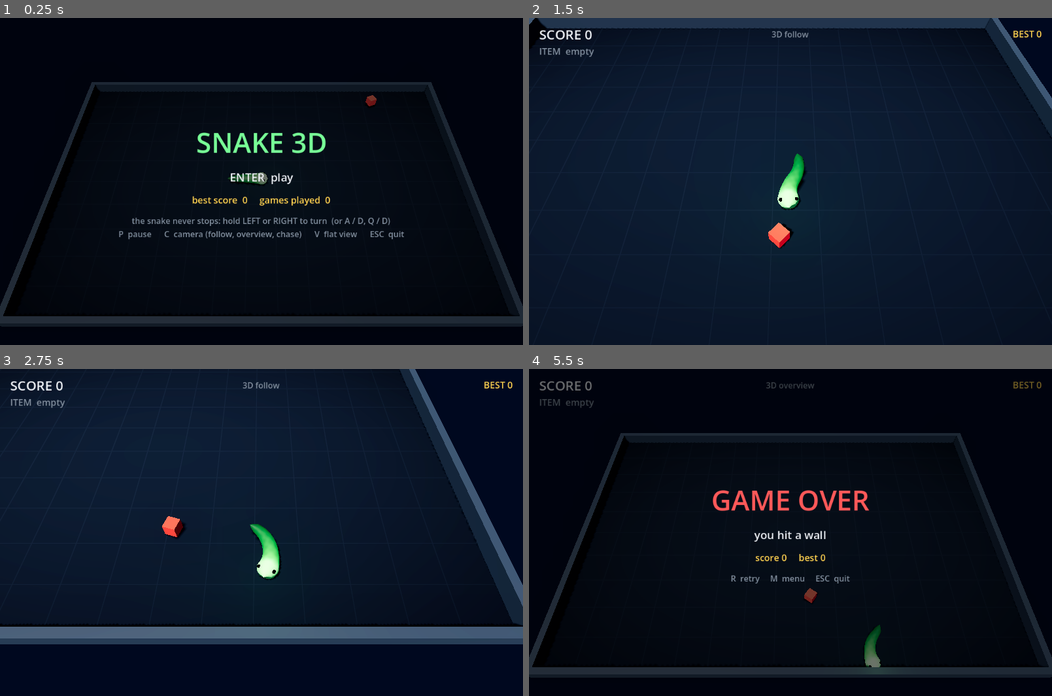
Above: before the commit, frames 1-4 (two rows, left to right).
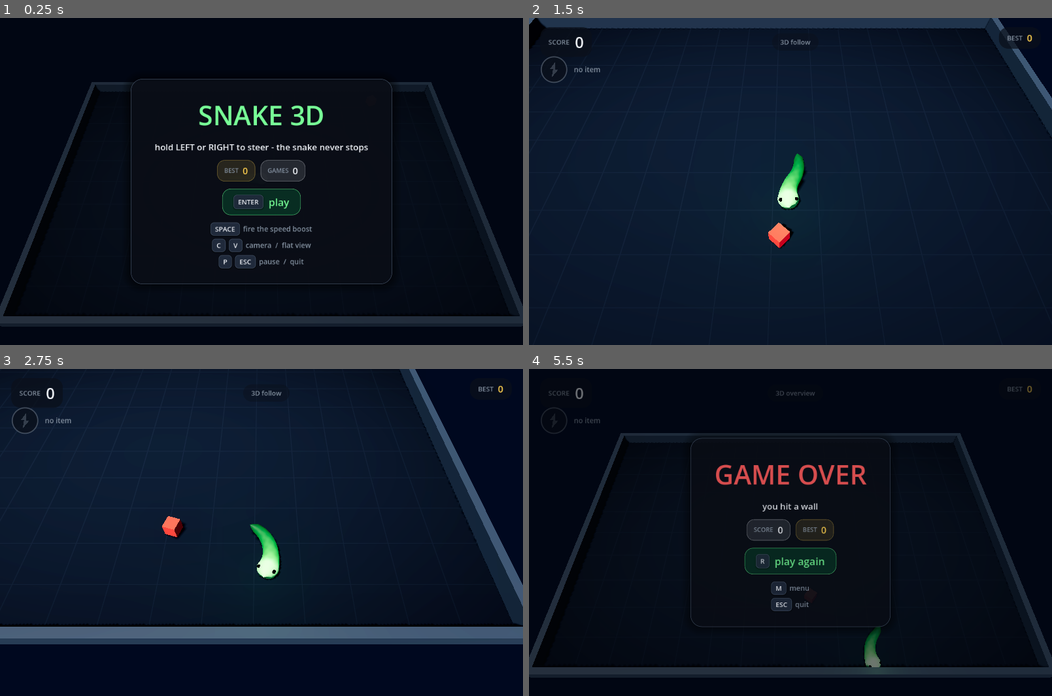
Above: after the commit, the same moments.

Repository: ValentinDelob/Snake
Game: Godot game, scene res://scenes/main.tscn
Two runs of this game, one before a commit and one after it. Both use one fixed random seed, a clock stepped at 60 frames per second and the inputs below.
Inputs (mouse positions are in pixels of both pictures, inside the frame that each line leads up to):
- Up to frame 1 (0.25 s): no input
- Up to frame 2 (1.5 s): tap Enter at 0.5, 1.35 s; move the mouse to (905, 165) at 0.52 s; hold Right 0.53-1.28 s; tap Q at 0.6 s; click (905, 165) at 0.67 s; tap Space at 0.77 s; move the mouse to (685, 197) at 1.27 s; hold Left from 1.28 s (still down); click (685, 197) at 1.42 s
- Up to frame 3 (2.75 s): tap Space at 1.52 s; move the mouse to (313, 460) at 2.02 s; release Left at 2.03 s; hold Right from 2.03 s (still down); tap Keypad Enter at 2.1 s; click (313, 460) at 2.17 s
- Up to frame 4 (5.5 s): move the mouse to (764, 597) at 2.77 s; tap P at 2.85 s; click (764, 597) at 2.92 s; tap Space at 3.02, 3.5, 3.77, 4.52 s; move the mouse to (947, 581) at 3.52 s; release Right at 3.53 s; hold Left from 3.53 s (still down); tap R at 3.6 s; click (947, 581) at 3.67 s; move the mouse to (633, 483) at 4.27 s; tap M at 4.35 s; click (633, 483) at 4.42 s; tap Enter at 5 s; move the mouse to (816, 532) at 5.02 s; tap C at 5.1 s; click (816, 532) at 5.17 s

The runs differ from the first frame. In frame 1, 6.6% of the frame differs, in the area x 22-78%, y 18-82%; in frame 2, 0.8%; in frame 3, 0.7%; in frame 4, 5.2%.

Commit message:
feat: a real interface instead of stacked labels
The UI was bare text drawn over the game. It is now built from styled
panels: rounded pills for the score, the camera and the best score, a drawn
item slot, and a card for the menu, the pause and the game over screens.

- hud.gd builds the whole tree in code from StyleBoxFlat, so the look lives
  in one place and the layout holds at any window size. The top row is a
  container now, which is what stops the best-score pill running off the
  right edge
- ui/item_slot.gd draws the slot rather than writing it: the bolt sits in a
  disc, dim when empty, lit when carried, and a ring around it empties like
  a fuse while the boost burns
- each card leads with the single action worth taking - a keycap and a verb,
  breathing gently - with the secondary keys listed underneath, and score
  and best shown as chips
- the score pops when it changes and the cards rise into place

Fixes a crash I introduced with the first version of that breathing
animation: it created a looping tween per screen, pointing at a panel that
had just been freed, which Godot reports as an infinite loop. The pulse is
now driven per frame and the call to action is built once and re-labelled.

The self-test now reads its own log back and fails on engine errors too,
which is the check that was missing: that tween error was written to the
log on every screen change and nothing was watching for it. Verified by
probing the guard with a deliberate error, which does fail the run.

Co-Authored-By: Claude Opus 5 (1M context) <noreply@anthropic.com>

Diff:
--- a/game/scenes/main.tscn
+++ b/game/scenes/main.tscn
@@ -44,85 +44,3 @@
 
 [node name="HUD" type="CanvasLayer" parent="."]
 script = ExtResource("4_hud")
-
-[node name="Score" type="Label" parent="HUD"]
-offset_left = 20.0
-offset_top = 14.0
-offset_right = 320.0
-offset_bottom = 50.0
-theme_override_font_sizes/font_size = 26
-text = "SCORE 0"
-
-[node name="Item" type="Label" parent="HUD"]
-offset_left = 20.0
-offset_top = 52.0
-offset_right = 520.0
-offset_bottom = 78.0
-theme_override_font_sizes/font_size = 18
-text = ""
-
-[node name="Mode" type="Label" parent="HUD"]
-anchor_left = 0.5
-anchor_right = 0.5
-offset_left = -160.0
-offset_top = 20.0
-offset_right = 160.0
-offset_bottom = 48.0
-theme_override_font_sizes/font_size = 16
-text = "3D follow"
-horizontal_alignment = 1
-
-[node name="Best" type="Label" parent="HUD"]
-anchor_left = 1.0
-anchor_right = 1.0
-offset_left = -240.0
-offset_top = 18.0
-offset_right = -20.0
-offset_bottom = 48.0
-theme_override_font_sizes/font_size = 18
-text = "BEST 0"
-horizontal_alignment = 2
-
-[node name="Overlay" type="Control" parent="HUD"]
-anchor_right = 1.0
-anchor_bottom = 1.0
-mouse_filter = 2
-
-[node name="Shade" type="ColorRect" parent="HUD/Overlay"]
-anchor_right = 1.0
-anchor_bottom = 1.0
-mouse_filter = 2
-color = Color(0, 0, 0, 0.55)
-
-[node name="Box" type="VBoxContainer" parent="HUD/Overlay"]
-anchor_left = 0.5
-anchor_top = 0.5
-anchor_right = 0.5
-anchor_bottom = 0.5
-offset_left = -380.0
-offset_top = -140.0
-offset_right = 380.0
-offset_bottom = 140.0
-mouse_filter = 2
-alignment = 1
-theme_override_constants/separation = 16
-
-[node name="Title" type="Label" parent="HUD/Overlay/Box"]
-theme_override_font_sizes/font_size = 54
-text = "SNAKE 3D"
-horizontal_alignment = 1
-
-[node name="Subtitle" type="Label" parent="HUD/Overlay/Box"]
-theme_override_font_sizes/font_size = 22
-text = "ENTER  play"
-horizontal_alignment = 1
-
-[node name="Extra" type="Label" parent="HUD/Overlay/Box"]
-theme_override_font_sizes/font_size = 18
-text = ""
-horizontal_alignment = 1
-
-[node name="Hint" type="Label" parent="HUD/Overlay/Box"]
-theme_override_font_sizes/font_size = 16
-text = ""
-horizontal_alignment = 1
--- a/game/scripts/game.gd
+++ b/game/scripts/game.gd
@@ -144,15 +144,7 @@
 
 
 func _refresh_item_slot() -> void:
-	if world.boost_time_left > 0.0:
-		_hud.set_item(
-			"SPEED BOOST  x%.1f   %.1fs" % [world.speed_multiplier, world.boost_time_left],
-			GameConfig.SPARK_COLOR
-		)
-	elif world.carried_item:
-		_hud.set_item("ITEM  SPEED BOOST   [SPACE]", GameConfig.BOOST_COLOR)
-	else:
-		_hud.set_item("ITEM  empty", GameConfig.DIM_COLOR)
+	_hud.set_item(world.carried_item, world.boost_time_left, GameConfig.BOOST_DURATION)
 
 
 func _use_item() -> void:
@@ -219,16 +211,7 @@
 	_held_turns.clear()
 	_hud.set_bar_visible(false)
 	_camera.set_preview(true)
-	_hud.show_overlay(
-		"SNAKE 3D",
-		GameConfig.SNAKE_HEAD_COLOR,
-		"ENTER  play",
-		"best score  %d     games played  %d" % [
-			PlayerProfile.high_score(), PlayerProfile.games_played(),
-		],
-		"the snake never stops: hold LEFT or RIGHT to turn  (or A / D, Q / D)\n"
-		+ "P  pause      C  camera (follow, overview, chase)      V  flat view      ESC  quit"
-	)
+	_hud.show_menu(PlayerProfile.high_score(), PlayerProfile.games_played())
 
 
 func _start_game() -> void:
@@ -249,9 +232,7 @@
 	if state == State.PLAY:
 		_set_state(State.PAUSE)
 		_held_turns.clear()
-		_hud.show_overlay(
-			"PAUSED", GameConfig.TEXT_COLOR, "P  resume", "", "ESC  menu"
-		)
+		_hud.show_pause()
 	elif state == State.PAUSE:
 		_hud.hide_overlay()
 		_set_state(State.PLAY)
@@ -271,12 +252,11 @@
 
 	_set_state(State.GAMEOVER)
 	_held_turns.clear()
-	_hud.show_overlay(
-		"GAME OVER",
-		GameConfig.DANGER_COLOR,
+	_hud.show_game_over(
 		"you hit a wall" if outcome == SnakeWorld.Outcome.DEAD_WALL else "you bit yourself",
-		"NEW BEST!" if _last_record else "score %d     best %d" % [score, PlayerProfile.high_score()],
-		"R  retry     M  menu     ESC  quit"
+		score,
+		PlayerProfile.high_score(),
+		_last_record
 	)
 
 
--- a/game/scripts/hud.gd
+++ b/game/scripts/hud.gd
@@ -1,56 +1,448 @@
 class_name SnakeHud
 extends CanvasLayer
 
-## Score bar and the centred overlay used by the menu, the pause and the
-## game over screens.
-
-@onready var _score: Label = $Score
-@onready var _item: Label = $Item
-@onready var _mode: Label = $Mode
-@onready var _best: Label = $Best
-@onready var _overlay: Control = $Overlay
-@onready var _title: Label = $Overlay/Box/Title
-@onready var _subtitle: Label = $Overlay/Box/Subtitle
-@onready var _extra: Label = $Overlay/Box/Extra
-@onready var _hint: Label = $Overlay/Box/Hint
+## The interface: a slim top bar while playing, and a centred card for the
+## menu, the pause and the game over screens.
+##
+## The whole tree is built in code. Panels, pills and keycaps are styled
+## StyleBoxFlat rather than plain text, so the layout holds at any window
+## size and there is a single place to change the look.
+
+const PANEL_COLOR := Color(0.04, 0.06, 0.1, 0.72)
+const CARD_COLOR := Color(0.04, 0.055, 0.09, 0.93)
+const KEYCAP_COLOR := Color(0.13, 0.17, 0.24, 0.95)
+const BORDER_COLOR := Color(0.35, 0.42, 0.52, 0.55)
+
+var _top_bar: Control
+var _score_value: Label
+var _best_value: Label
+var _mode_chip: Label
+var _item_slot: ItemSlot
+var _item_hint: Control
+var _boost_label: Label
+
+var _overlay: Control
+var _card: PanelContainer
+var _title: Label
+var _subtitle: Label
+var _chips: HBoxContainer
+var _cta_holder: CenterContainer
+var _cta_panel: PanelContainer
+var _cta_key: Label
+var _cta_action: Label
+var _hints: VBoxContainer
+
+var _shown_score := -1
+var _breath := 0.0
 
 
 func _ready() -> void:
-	_score.add_theme_color_override("font_color", GameConfig.TEXT_COLOR)
-	_best.add_theme_color_override("font_color", GameConfig.ACCENT_COLOR)
-	_mode.add_theme_color_override("font_color", GameConfig.DIM_COLOR)
-	_subtitle.add_theme_color_override("font_color", GameConfig.TEXT_COLOR)
-	_extra.add_theme_color_override("font_color", GameConfig.ACCENT_COLOR)
-	_hint.add_theme_color_override("font_color", GameConfig.DIM_COLOR)
-
-
-## The special item slot, and the boost countdown once it is fired.
-func set_item(text: String, color: Color) -> void:
-	_item.text = text
-	_item.add_theme_color_override("font_color", color)
+	_build_top_bar()
+	_build_overlay()
+
+
+# --------------------------------------------------------------------------- #
+# Playing: the top bar
+# --------------------------------------------------------------------------- #
+## A slow breath on the call to action, to pull the eye to it. Driven here
+## rather than by a looping tween, which cannot outlive its panel.
+func _process(delta: float) -> void:
+	if not _overlay.visible:
+		return
+	_breath += delta
+	_cta_panel.modulate.a = 0.78 + 0.22 * (0.5 + 0.5 * sin(_breath * 2.4))
+
+
+func _build_top_bar() -> void:
+	_top_bar = Control.new()
+	_top_bar.name = "TopBar"
+	_top_bar.set_anchors_preset(Control.PRESET_FULL_RECT)
+	_top_bar.mouse_filter = Control.MOUSE_FILTER_IGNORE
+	add_child(_top_bar)
+
+	# One row across the top: score on the left, camera in the middle, best
+	# on the right. A container rather than fixed positions, so nothing can
+	# fall off the edge whatever the window size.
+	var top_margin := MarginContainer.new()
+	top_margin.set_anchors_preset(Control.PRESET_TOP_WIDE)
+	top_margin.add_theme_constant_override("margin_left", 22)
+	top_margin.add_theme_constant_override("margin_right", 22)
+	top_margin.add_theme_constant_override("margin_top", 18)
+	top_margin.mouse_filter = Control.MOUSE_FILTER_IGNORE
+	_top_bar.add_child(top_margin)
+
+	var row := HBoxContainer.new()
+	row.add_theme_constant_override("separation", 12)
+	top_margin.add_child(row)
+
+	# Score, top left
+	var score_pill := _pill()
+	score_pill.size_flags_vertical = Control.SIZE_SHRINK_BEGIN
+	row.add_child(score_pill)
+
+	var score_box := HBoxContainer.new()
+	score_box.add_theme_constant_override("separation", 10)
+	score_pill.add_child(score_box)
+
+	var score_caption := _label("SCORE", 13, GameConfig.DIM_COLOR)
+	score_caption.vertical_alignment = VERTICAL_ALIGNMENT_CENTER
+	score_box.add_child(score_caption)
+
+	_score_value = _label("0", 30, GameConfig.TEXT_COLOR)
+	score_box.add_child(_score_value)
+
+	row.add_child(_spacer())
+
+	# Camera chip, centred
+	var mode_pill := _pill()
+	mode_pill.size_flags_vertical = Control.SIZE_SHRINK_CENTER
+	var mode_style: StyleBoxFlat = mode_pill.get_theme_stylebox("panel")
+	mode_style.bg_color = Color(PANEL_COLOR.r, PANEL_COLOR.g, PANEL_COLOR.b, 0.45)
+	row.add_child(mode_pill)
+
+	_mode_chip = _label("3D follow", 13, GameConfig.DIM_COLOR)
+	mode_pill.add_child(_mode_chip)
+
+	row.add_child(_spacer())
+
+	# Best, top right
+	var best_pill := _pill()
+	best_pill.size_flags_vertical = Control.SIZE_SHRINK_BEGIN
+	row.add_child(best_pill)
+
+	var best_box := HBoxContainer.new()
+	best_box.add_theme_constant_override("separation", 8)
+	best_pill.add_child(best_box)
+	var best_caption := _label("BEST", 13, GameConfig.DIM_COLOR)
+	best_caption.vertical_alignment = VERTICAL_ALIGNMENT_CENTER
+	best_box.add_child(best_caption)
+	_best_value = _label("0", 18, GameConfig.ACCENT_COLOR)
+	best_box.add_child(_best_value)
+
+	# Item slot under the score
+	var item_row := HBoxContainer.new()
+	item_row.position = Vector2(22, 74)
+	item_row.add_theme_constant_override("separation", 12)
+	_top_bar.add_child(item_row)
+
+	_item_slot = ItemSlot.new()
+	_item_slot.custom_minimum_size = Vector2(54, 54)
+	item_row.add_child(_item_slot)
+
+	var item_column := VBoxContainer.new()
+	item_column.add_theme_constant_override("separation", 2)
+	item_column.alignment = BoxContainer.ALIGNMENT_CENTER
+	item_row.add_child(item_column)
+
+	_item_hint = _keycap_row(["SPACE"], "fire")
+	item_column.add_child(_item_hint)
+
+	_boost_label = _label("", 14, GameConfig.SPARK_COLOR)
+	item_column.add_child(_boost_label)
 
 
 func set_stats(score: int, best: int, mode_text: String) -> void:
-	_score.text = "SCORE %d" % score
-	_best.text = "BEST %d" % best
-	_mode.text = mode_text
+	if score != _shown_score:
+		_shown_score = score
+		_score_value.text = str(score)
+		_punch(_score_value)
+	_best_value.text = str(best)
+	_mode_chip.text = mode_text
+
+
+## Item slot state: what is carried, and the countdown while it burns.
+func set_item(carried: bool, boost_left: float, boost_total: float) -> void:
+	var boosting := boost_left > 0.0
+	_item_slot.set_state(carried, boosting, boost_left / maxf(boost_total, 0.001))
+	_item_hint.visible = carried and not boosting
+	if boosting:
+		_boost_label.text = "BOOST  %.1fs" % boost_left
+		_boost_label.add_theme_color_override("font_color", GameConfig.SPARK_COLOR)
+	elif carried:
+		_boost_label.text = ""
+	else:
+		_boost_label.text = "no item"
+		_boost_label.add_theme_color_override("font_color", GameConfig.DIM_COLOR)
 
 
 func set_bar_visible(value: bool) -> void:
-	_score.visible = value
-	_best.visible = value
-	_mode.visible = value
-	_item.visible = value
-
-
-func show_overlay(title: String, color: Color, subtitle: String, extra: String, hint: String) -> void:
-	_title.text = title
-	_title.add_theme_color_override("font_color", color)
-	_subtitle.text = subtitle
-	_extra.text = extra
-	_hint.text = hint
-	_overlay.visible = true
+	_top_bar.visible = value
+
+
+# --------------------------------------------------------------------------- #
+# Menu, pause and game over: the card
+# --------------------------------------------------------------------------- #
+func _build_overlay() -> void:
+	_overlay = Control.new()
+	_overlay.name = "Overlay"
+	_overlay.set_anchors_preset(Control.PRESET_FULL_RECT)
+	_overlay.mouse_filter = Control.MOUSE_FILTER_IGNORE
+	add_child(_overlay)
+
+	var dim := ColorRect.new()
+	dim.set_anchors_preset(Control.PRESET_FULL_RECT)
+	dim.color = Color(0.01, 0.02, 0.04, 0.55)
+	dim.mouse_filter = Control.MOUSE_FILTER_IGNORE
+	_overlay.add_child(dim)
+
+	var centre := CenterContainer.new()
+	centre.set_anchors_preset(Control.PRESET_FULL_RECT)
+	centre.mouse_filter = Control.MOUSE_FILTER_IGNORE
+	_overlay.add_child(centre)
+
+	_card = PanelContainer.new()
+	_card.add_theme_stylebox_override("panel", _card_style())
+	centre.add_child(_card)
+
+	var margin := MarginContainer.new()
+	margin.add_theme_constant_override("margin_left", 46)
+	margin.add_theme_constant_override("margin_right", 46)
+	margin.add_theme_constant_override("margin_top", 34)
+	margin.add_theme_constant_override("margin_bottom", 30)
+	_card.add_child(margin)
+
+	var card_box := VBoxContainer.new()
+	card_box.add_theme_constant_override("separation", 14)
+	margin.add_child(card_box)
+
+	_title = _label("SNAKE 3D", 52, GameConfig.SNAKE_HEAD_COLOR)
+	_title.horizontal_alignment = HORIZONTAL_ALIGNMENT_CENTER
+	card_box.add_child(_title)
+
+	_subtitle = _label("", 17, GameConfig.TEXT_COLOR)
+	_subtitle.horizontal_alignment = HORIZONTAL_ALIGNMENT_CENTER
+	card_box.add_child(_subtitle)
+
+	_chips = HBoxContainer.new()
+	_chips.alignment = BoxContainer.ALIGNMENT_CENTER
+	_chips.add_theme_constant_override("separation", 10)
+	card_box.add_child(_chips)
+
+	_cta_holder = CenterContainer.new()
+	card_box.add_child(_cta_holder)
+	_build_call_to_action()
+
+	_hints = VBoxContainer.new()
+	_hints.alignment = BoxContainer.ALIGNMENT_CENTER
+	_hints.add_theme_constant_override("separation", 6)
+	card_box.add_child(_hints)
+
+
+func show_menu(best: int, games: int) -> void:
+	_title.text = "SNAKE 3D"
+	_title.add_theme_color_override("font_color", GameConfig.SNAKE_HEAD_COLOR)
+	_subtitle.text = "hold LEFT or RIGHT to steer - the snake never stops"
+	_set_chips([
+		["BEST", str(best), GameConfig.ACCENT_COLOR],
+		["GAMES", str(games), GameConfig.TEXT_COLOR],
+	])
+	_set_call_to_action("ENTER", "play")
+	_set_hints([
+		[["SPACE"], "fire the speed boost"],
+		[["C", "V"], "camera  /  flat view"],
+		[["P", "ESC"], "pause  /  quit"],
+	])
+	_present()
+
+
+func show_pause() -> void:
+	_title.text = "PAUSED"
+	_title.add_theme_color_override("font_color", GameConfig.TEXT_COLOR)
+	_subtitle.text = ""
+	_set_chips([])
+	_set_call_to_action("P", "resume")
+	_set_hints([
+		[["ESC"], "back to the menu"],
+	])
+	_present()
+
+
+func show_game_over(cause: String, score: int, best: int, record: bool) -> void:
+	_title.text = "GAME OVER"
+	_title.add_theme_color_override("font_color", GameConfig.DANGER_COLOR)
+	_subtitle.text = cause
+	_set_chips([
+		["SCORE", str(score), GameConfig.TEXT_COLOR],
+		["NEW BEST" if record else "BEST", str(best), GameConfig.ACCENT_COLOR],
+	])
+	_set_call_to_action("R", "play again")
+	_set_hints([
+		[["M"], "menu"],
+		[["ESC"], "quit"],
+	])
+	_present()
 
 
 func hide_overlay() -> void:
 	_overlay.visible = false
+
+
+# --------------------------------------------------------------------------- #
+# Building blocks
+# --------------------------------------------------------------------------- #
+func _present() -> void:
+	_overlay.visible = true
+	# A short rise instead of a hard cut.
+	_card.pivot_offset = _card.size * 0.5
+	_card.scale = Vector2(0.97, 0.97)
+	_card.modulate.a = 0.0
+	var tween := create_tween().set_parallel(true)
+	tween.tween_property(_card, "modulate:a", 1.0, 0.18)
+	tween.tween_property(_card, "scale", Vector2.ONE, 0.22) \
+		.set_trans(Tween.TRANS_BACK).set_ease(Tween.EASE_OUT)
+
+
+func _punch(node: Control) -> void:
+	node.pivot_offset = node.size * 0.5
+	node.scale = Vector2(1.25, 1.25)
+	create_tween().tween_property(node, "scale", Vector2.ONE, 0.18) \
+		.set_trans(Tween.TRANS_BACK).set_ease(Tween.EASE_OUT)
+
+
+## The one action the player is meant to take, spelled out loudly.
+##
+## Built once and only re-labelled afterwards: rebuilding it per screen left
+## a looping tween pointing at a freed panel, which Godot reports as an
+## infinite loop and which took the game down with it.
+func _build_call_to_action() -> void:
+	_cta_panel = PanelContainer.new()
+	var style := StyleBoxFlat.new()
+	style.bg_color = Color(
+		GameConfig.SNAKE_BODY_COLOR.r, GameConfig.SNAKE_BODY_COLOR.g,
+		GameConfig.SNAKE_BODY_COLOR.b, 0.18
+	)
+	style.set_corner_radius_all(16)
+	style.set_content_margin_all(12)
+	style.content_margin_left = 22
+	style.content_margin_right = 22
+	style.border_color = Color(
+		GameConfig.SNAKE_HEAD_COLOR.r, GameConfig.SNAKE_HEAD_COLOR.g,
+		GameConfig.SNAKE_HEAD_COLOR.b, 0.6
+	)
+	style.set_border_width_all(1)
+	_cta_panel.add_theme_stylebox_override("panel", style)
+
+	var box := HBoxContainer.new()
+	box.add_theme_constant_override("separation", 10)
+	_cta_panel.add_child(box)
+
+	var keycap := _keycap("ENTER")
+	_cta_key = keycap.get_child(0) as Label
+	box.add_child(keycap)
+
+	_cta_action = _label("play", 20, GameConfig.SNAKE_HEAD_COLOR)
+	_cta_action.vertical_alignment = VERTICAL_ALIGNMENT_CENTER
+	box.add_child(_cta_action)
+
+	_cta_holder.add_child(_cta_panel)
+
+
+func _set_call_to_action(key: String, action: String) -> void:
+	_cta_key.text = key
+	_cta_action.text = action
+
+
+func _set_chips(entries: Array) -> void:
+	for child in _chips.get_children():
+		child.queue_free()
+	_chips.visible = not entries.is_empty()
+	for entry: Array in entries:
+		_chips.add_child(_chip(entry[0], entry[1], entry[2]))
+
+
+func _set_hints(rows: Array) -> void:
+	for child in _hints.get_children():
+		child.queue_free()
+	for row: Array in rows:
+		_hints.add_child(_keycap_row(row[0], row[1]))
+
+
+func _label(text: String, font_size: int, color: Color) -> Label:
+	var label := Label.new()
+	label.text = text
+	label.add_theme_font_size_override("font_size", font_size)
+	label.add_theme_color_override("font_color", color)
+	return label
+
+
+func _spacer() -> Control:
+	var spacer := Control.new()
+	spacer.size_flags_horizontal = Control.SIZE_EXPAND_FILL
+	spacer.mouse_filter = Control.MOUSE_FILTER_IGNORE
+	return spacer
+
+
+func _pill() -> PanelContainer:
+	var panel := PanelContainer.new()
+	var style := StyleBoxFlat.new()
+	style.bg_color = PANEL_COLOR
+	style.set_corner_radius_all(18)
+	style.set_content_margin_all(8)
+	style.content_margin_left = 16
+	style.content_margin_right = 16
+	panel.add_theme_stylebox_override("panel", style)
+	return panel
+
+
+func _chip(caption: String, value: String, color: Color) -> PanelContainer:
+	var panel := PanelContainer.new()
+	var style := StyleBoxFlat.new()
+	style.bg_color = Color(color.r, color.g, color.b, 0.12)
+	style.set_corner_radius_all(14)
+	style.set_content_margin_all(8)
+	style.content_margin_left = 14
+	style.content_margin_right = 14
+	style.border_color = Color(color.r, color.g, color.b, 0.35)
+	style.set_border_width_all(1)
+	panel.add_theme_stylebox_override("panel", style)
+
+	var box := HBoxContainer.new()
+	box.add_theme_constant_override("separation", 8)
+	panel.add_child(box)
+	var caption_label := _label(caption, 12, GameConfig.DIM_COLOR)
+	caption_label.vertical_alignment = VERTICAL_ALIGNMENT_CENTER
+	box.add_child(caption_label)
+	box.add_child(_label(value, 18, color))
+	return panel
+
+
+## One line of the legend: a few keycaps and what they do.
+func _keycap_row(keys: Array, action: String) -> Control:
+	var row := HBoxContainer.new()
+	row.alignment = BoxContainer.ALIGNMENT_CENTER
+	row.add_theme_constant_override("separation", 6)
+	for key: String in keys:
+		row.add_child(_keycap(key))
+	var action_label := _label(action, 14, GameConfig.DIM_COLOR)
+	action_label.vertical_alignment = VERTICAL_ALIGNMENT_CENTER
+	row.add_child(action_label)
+	return row
+
+
+func _keycap(text: String) -> PanelContainer:
+	var panel := PanelContainer.new()
+	var style := StyleBoxFlat.new()
+	style.bg_color = KEYCAP_COLOR
+	style.set_corner_radius_all(6)
+	style.set_content_margin_all(4)
+	style.content_margin_left = 9
+	style.content_margin_right = 9
+	style.border_color = BORDER_COLOR
+	style.set_border_width_all(1)
+	style.shadow_color = Color(0, 0, 0, 0.35)
+	style.shadow_size = 2
+	style.shadow_offset = Vector2(0, 1)
+	panel.add_theme_stylebox_override("panel", style)
+	panel.add_child(_label(text, 13, GameConfig.TEXT_COLOR))
+	return panel
+
+
+func _card_style() -> StyleBoxFlat:
+	var style := StyleBoxFlat.new()
+	style.bg_color = CARD_COLOR
+	style.set_corner_radius_all(22)
+	style.border_color = BORDER_COLOR
+	style.set_border_width_all(1)
+	style.shadow_color = Color(0, 0, 0, 0.5)
+	style.shadow_size = 18
+	return style
--- a/game/scripts/selftest.gd
+++ b/game/scripts/selftest.gd
@@ -19,6 +19,10 @@
 const TURN_HOLD := 0.7          # seconds a turn key stays down
 const SPACING_TOLERANCE := 0.25 # relative error allowed between body segments
 const MAX_RETRIES := 6
+## Godot writes its own errors into the same log file, so the test can read
+## them back. A looping tween on a freed panel once shipped exactly because
+## nothing here was watching for engine errors.
+const LOG_PATH := "user://logs/snake.log"
 const TURN_ROOM := 6.0            # world units of clearance wanted for the test
 const TURN_ROOM_TIMEOUT := 8.0    # ... but do not wait forever
 
@@ -380,4 +384,25 @@
 		failures.append("frame rate too low: %.1f fps" % float(stats["fps"]))
 	if not stats["errors"].is_empty():
 		failures.append("errors reported: %s" % str(stats["errors"]))
+
+	var engine_errors := _engine_errors()
+	if not engine_errors.is_empty():
+		failures.append("engine errors logged: %s" % str(engine_errors.slice(0, 3)))
 	return failures
+
+
+## Distinct engine-level errors written to the log during this run.
+func _engine_errors() -> Array:
+	var found: Array = []
+	if not FileAccess.file_exists(LOG_PATH):
+		return found
+	var file := FileAccess.open(LOG_PATH, FileAccess.READ)
+	if file == null:
+		return found
+	while not file.eof_reached():
+		var line := file.get_line().strip_edges()
+		if line.begins_with("ERROR:") or line.begins_with("SCRIPT ERROR"):
+			if not found.has(line):
+				found.append(line)
+	file.close()
+	return found
--- /dev/null
+++ b/game/scripts/ui/item_slot.gd
@@ -0,0 +1,71 @@
+class_name ItemSlot
+extends Control
+
+## The special item slot, drawn rather than written.
+##
+## Empty it is a faint outline; holding the bolt it lights up; while the
+## boost burns, the ring around it empties like a fuse.
+
+const BOLT_OUTLINE := [
+	Vector2(0.16, -1.0), Vector2(-0.52, -0.06), Vector2(-0.12, -0.06),
+	Vector2(-0.3, 1.0), Vector2(0.52, 0.02), Vector2(0.1, 0.02),
+]
+
+var carried := false
+var boost_ratio := 0.0        # 1 when the boost starts, 0 when it ends
+var boosting := false
+
+var _pulse := 0.0
+
+
+func _process(delta: float) -> void:
+	# Only the lit states animate; an empty slot is a static drawing.
+	if carried or boosting:
+		_pulse += delta
+		queue_redraw()
+
+
+func set_state(has_item: bool, is_boosting: bool, ratio: float) -> void:
+	if carried == has_item and boosting == is_boosting and is_equal_approx(boost_ratio, ratio):
+		return
+	carried = has_item
+	boosting = is_boosting
+	boost_ratio = clampf(ratio, 0.0, 1.0)
+	queue_redraw()
+
+
+func _draw() -> void:
+	var centre := size * 0.5
+	var radius: float = minf(size.x, size.y) * 0.5 - 2.0
+	var lit := carried or boosting
+	var glow := 0.5 + 0.5 * sin(_pulse * 3.2)
+
+	# Disc
+	draw_circle(centre, radius, Color(0.04, 0.06, 0.1, 0.72))
+
+	# Outline, brighter when something is in the slot
+	var outline := GameConfig.DIM_COLOR
+	outline.a = 0.45
+	if lit:
+		outline = GameConfig.BOOST_COLOR.lerp(GameConfig.SPARK_COLOR, glow)
+	draw_arc(centre, radius, 0.0, TAU, 48, outline, 2.0, true)
+
+	# Fuse ring while the boost burns
+	if boosting and boost_ratio > 0.0:
+		draw_arc(
+			centre, radius - 4.0,
+			-PI * 0.5, -PI * 0.5 + TAU * boost_ratio,
+			48, GameConfig.SPARK_COLOR, 3.0, true
+		)
+
+	# The bolt itself
+	var bolt_color := GameConfig.DIM_COLOR
+	bolt_color.a = 0.35
+	if lit:
+		bolt_color = GameConfig.BOOST_COLOR.lerp(GameConfig.SPARK_COLOR, glow * 0.7)
+
+	var scale_factor := radius * 0.62
+	var points := PackedVector2Array()
+	for point: Vector2 in BOLT_OUTLINE:
+		points.append(centre + point * scale_factor)
+	draw_colored_polygon(points, bolt_color)
Not shown, added: game/scripts/ui/item_slot.gd.uid
